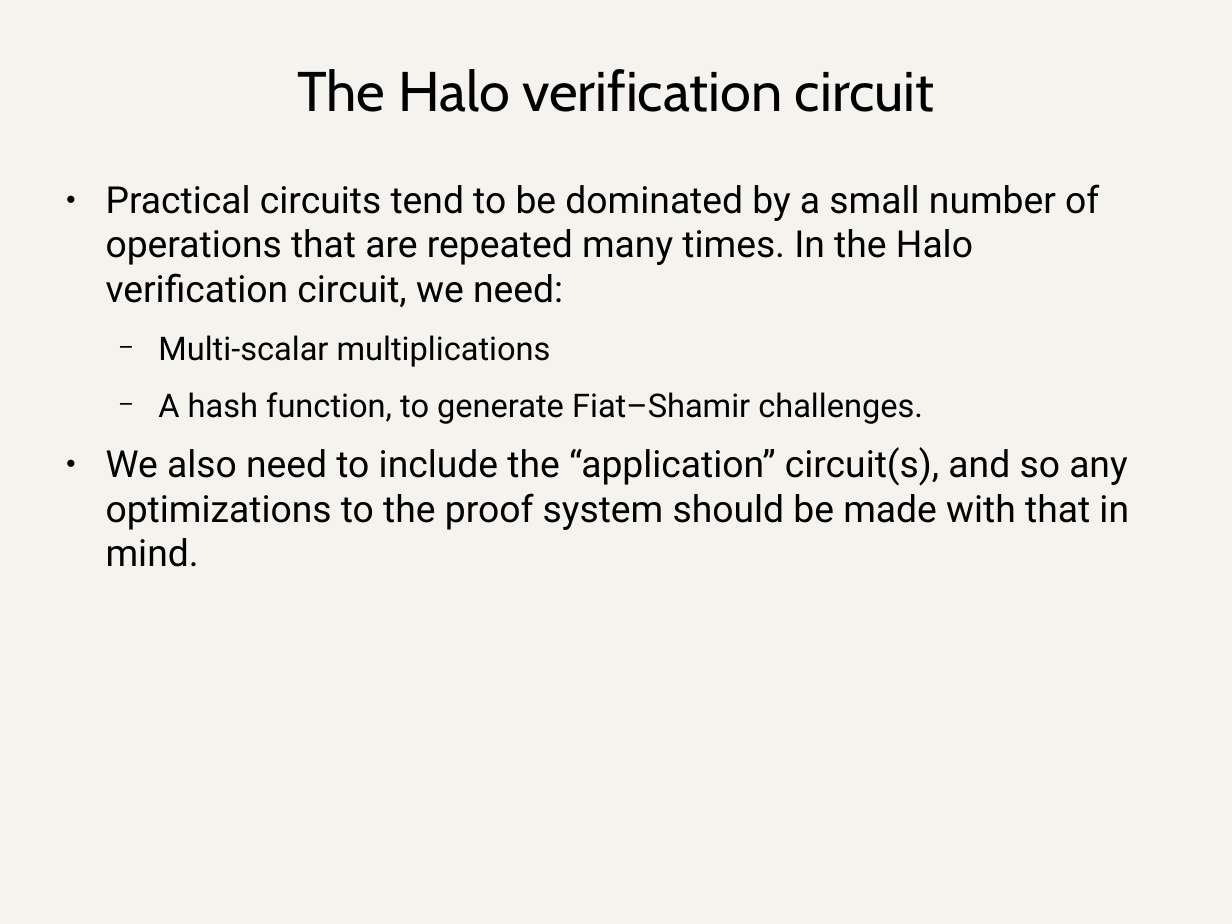
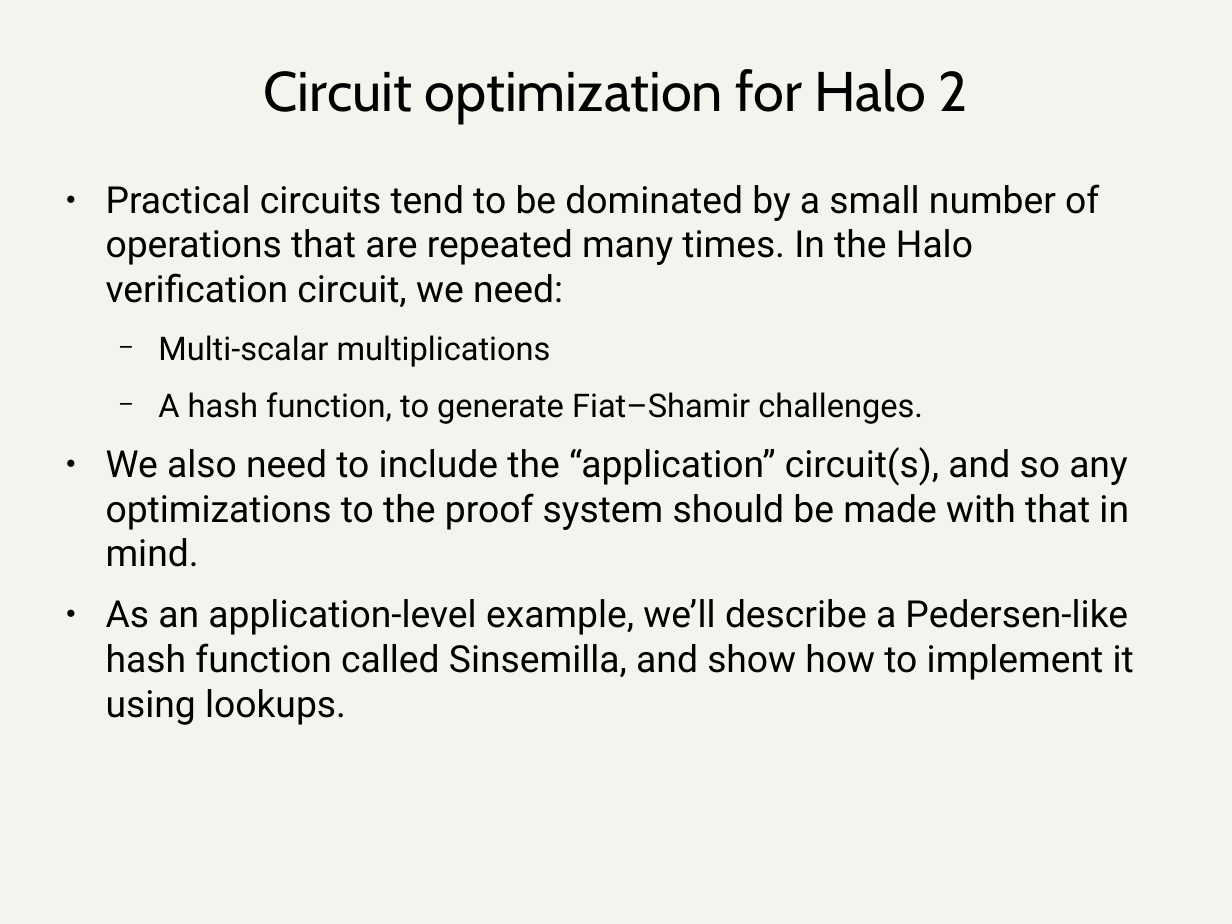
Before and after one commit to daira/halographs, a slide deck: slide 64 of deepdive.odp. Drawn at 1232x924 pixels with LibreOffice and Linux fonts; fonts in the diff are those of the drawing. Boxes give left, top, right and bottom in pixels: in the first picture for what was removed or moved away, otherwise in the second. Text is boxed around its words. In the diff, an @@ line names an element or a change of style, - is before the commit and + after.

Commit message:
Deep dive presentation: finish slides on Sinsemilla.

```diff
--- a/deepdive.odp
+++ b/deepdive.odp
@@ title at box(264, 69, 968, 123): text changed @@
-The Halo verification circuit
+Circuit optimization for Halo 2
@@ text at box(106, 599, 1134, 725): paragraph added @@
+● As an application-level example, we’ll describe a Pedersen-like hash function called Sinsemilla, and show how to implement it using lookups.
```
Also in this commit, not shown: 8 other slides changed, 3 slides added, 1 slide removed, 1 other file.
